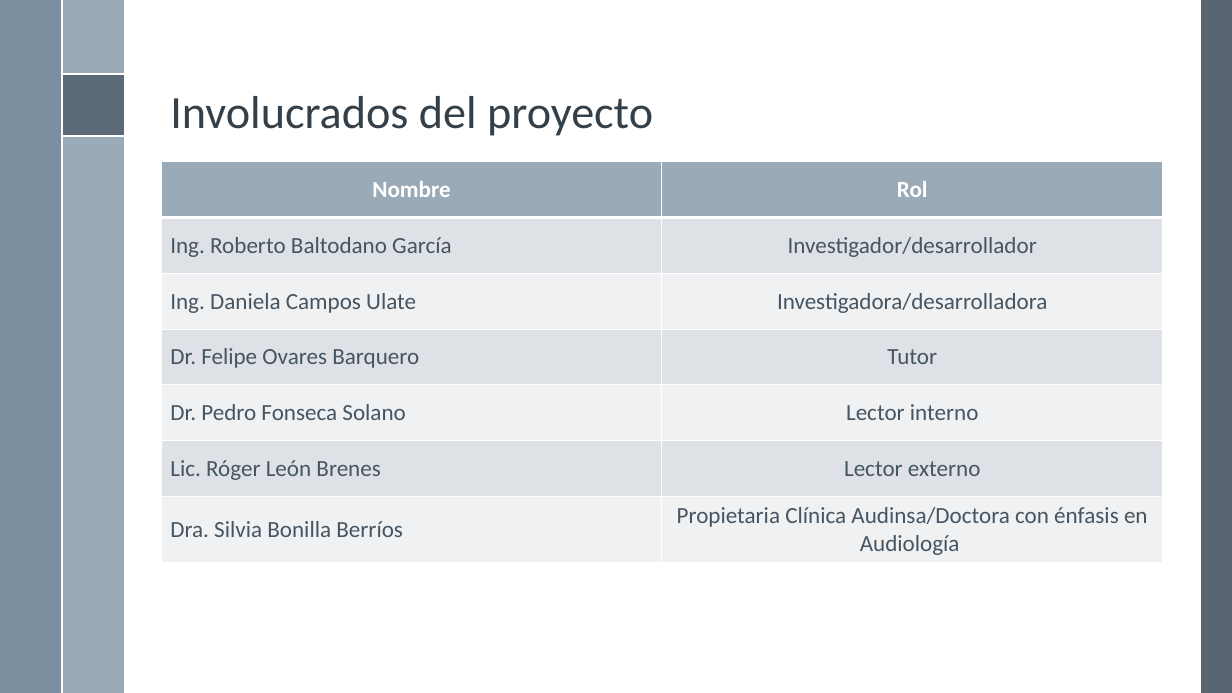
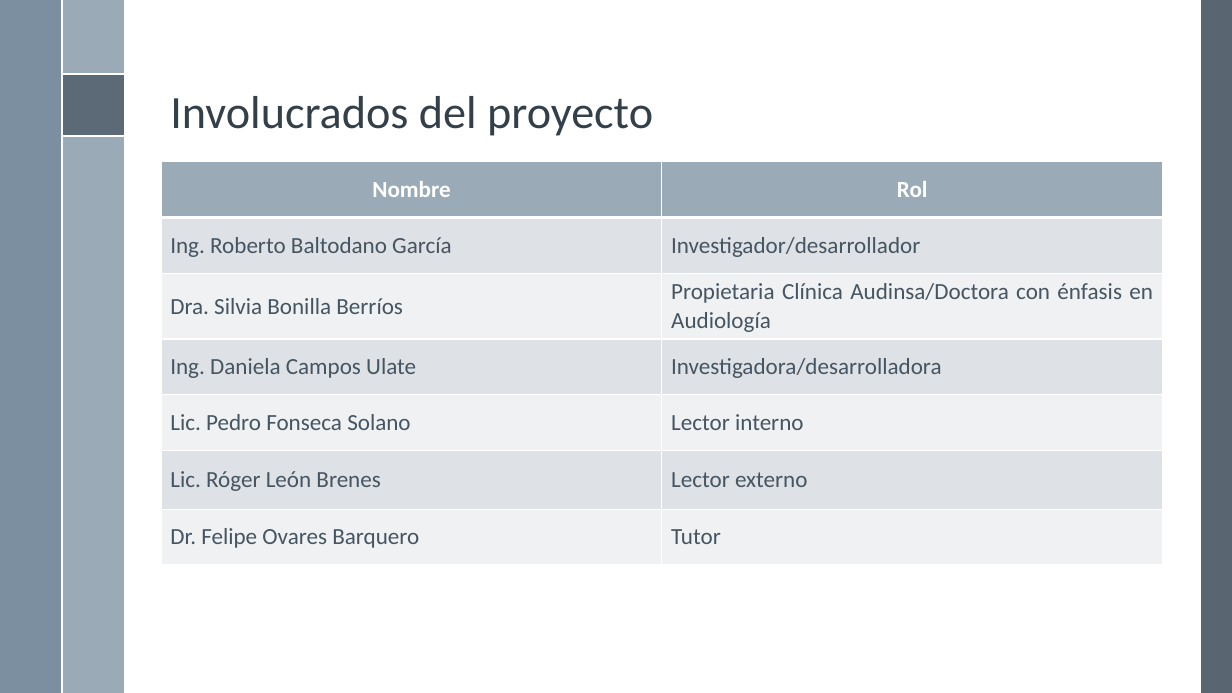
Before and after one commit to rbaltodanog/audinsaapp, a slide deck: slide 4 of documentacion/presentacion/Presentación.pptx. Drawn at 1232x693 pixels with LibreOffice and Linux fonts; fonts in the diff are those of the drawing; background and template pictures are left out. Boxes give left, top, right and bottom in pixels: in the first picture for what was removed or moved away, otherwise in the second. Text is boxed around its words. In the diff, an @@ line names an element or a change of style, - is before the commit and + after.

```diff
--- a/documentacion/presentacion/Presentación.pptx
+++ b/documentacion/presentacion/Presentación.pptx
@@ table at bbox=[161, 162, 1163, 564] @@
+row 3: Dra. Silvia Bonilla Berríos | Propietaria Clínica Audinsa/Doctora con énfasis en Audiología
+row 5: Lic. Pedro Fonseca Solano | Lector interno
+row 6: Lic. Róger León Brenes | Lector externo
-row 5: Dr. Pedro Fonseca Solano | Lector interno
-row 6: Lic. Róger León Brenes | Lector externo
-row 7: Dra. Silvia Bonilla Berríos | Propietaria Clínica Audinsa/Doctora con énfasis en Audiología
@@ alignment left to justified @@
@@ alignment centre to justified @@
```
Also in this commit, not shown: 20 other slides changed, 9 slides added, 2 slides removed, 1 other file.
